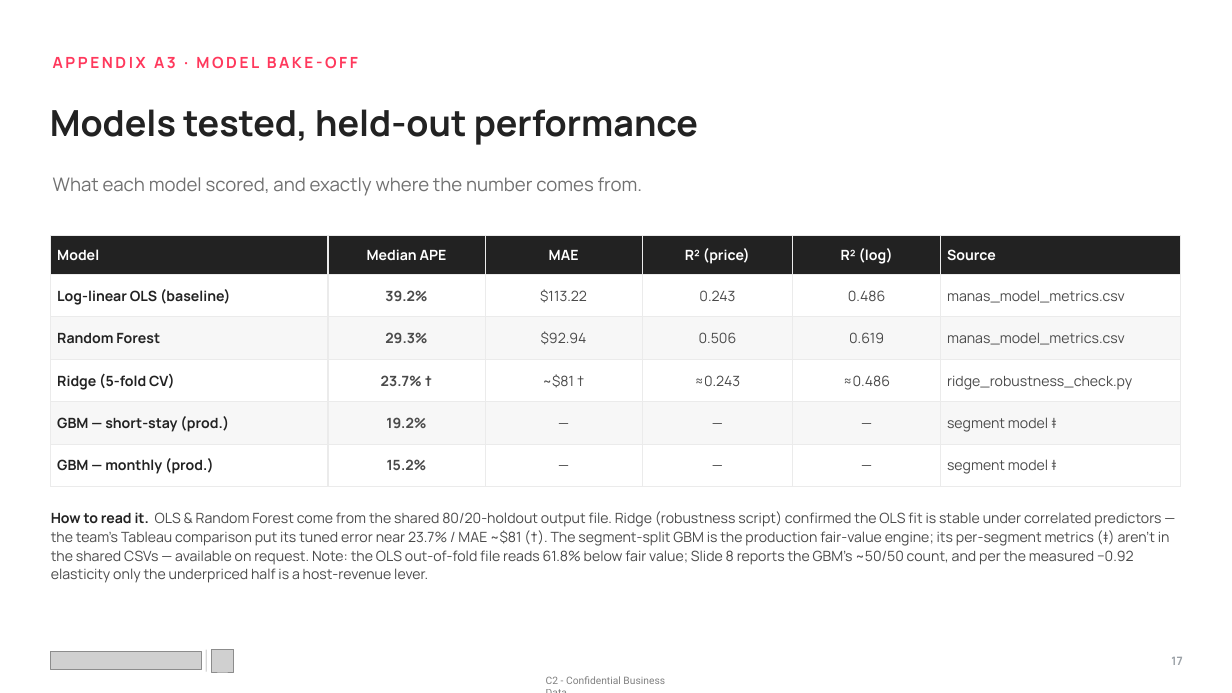
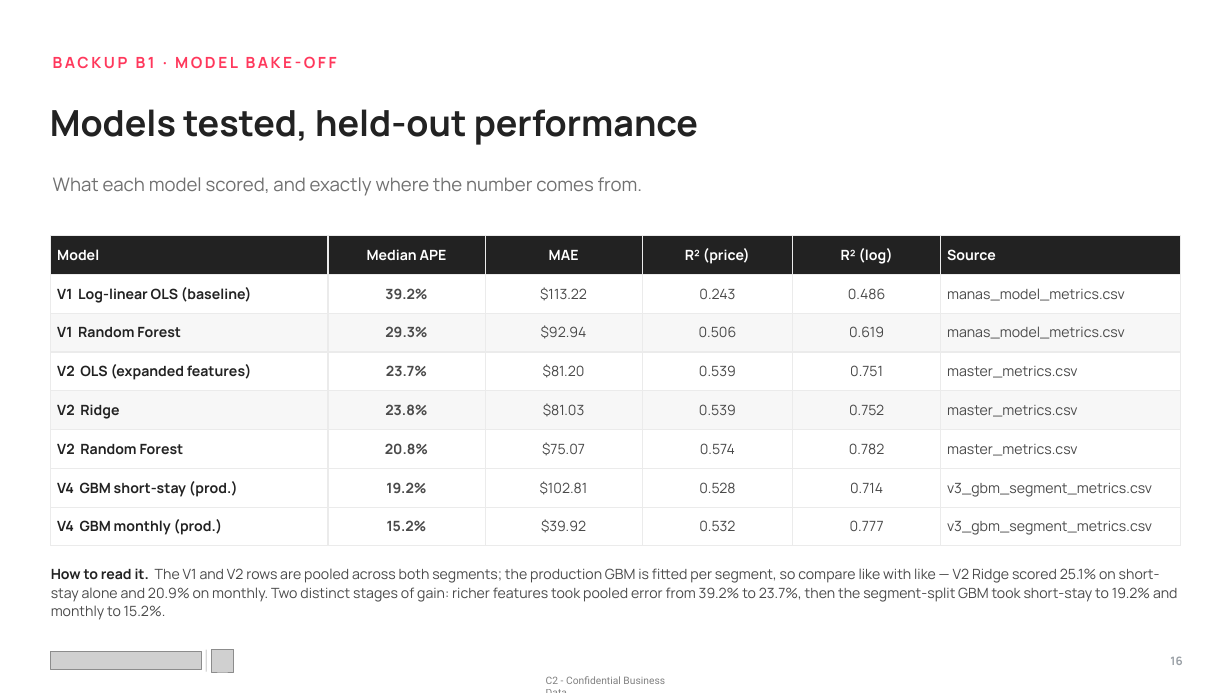
Before and after one commit to mkdn007/Cornell-Airbnb-Capstone, a slide deck: slide 16 of Airbnb Pricing Deck.pptx (slide 17 before the commit). Drawn at 1232x693 pixels with LibreOffice and Linux fonts; fonts in the diff are those of the drawing; grey boxes stand for pictures. Boxes give left, top, right and bottom in pixels: in the first picture for what was removed or moved away, otherwise in the second. Text is boxed around its words. In the diff, an @@ line names an element or a change of style, - is before the commit and + after.

```diff
--- a/Airbnb Pricing Deck.pptx
+++ b/Airbnb Pricing Deck.pptx
@@ text at [53, 56, 337, 68]: text changed @@
-APPENDIX A3 · MODEL BAKE-OFF
+BACKUP B1 · MODEL BAKE-OFF
@@ table at [51, 236, 1181, 546] @@
-row 2: Log-linear OLS (baseline) | 39.2% | $113.22 | 0.243 | 0.486 | manas_model_metrics.csv
-row 3: Random Forest | 29.3% | $92.94 | 0.506 | 0.619 | manas_model_metrics.csv
-row 4: Ridge (5-fold CV) | 23.7% † | ~$81 † | ≈0.243 | ≈0.486 | ridge_robustness_check.py
-row 5: GBM — short-stay (prod.) | 19.2% | — | — | — | segment model ‡
-row 6: GBM — monthly (prod.) | 15.2% | — | — | — | segment model ‡
+row 2: V1 Log-linear OLS (baseline) | 39.2% | $113.22 | 0.243 | 0.486 | manas_model_metrics.csv
+row 3: V1 Random Forest | 29.3% | $92.94 | 0.506 | 0.619 | manas_model_metrics.csv
+row 4: V2 OLS (expanded features) | 23.7% | $81.20 | 0.539 | 0.751 | master_metrics.csv
+row 5: V2 Ridge | 23.8% | $81.03 | 0.539 | 0.752 | master_metrics.csv
+row 6: V2 Random Forest | 20.8% | $75.07 | 0.574 | 0.782 | master_metrics.csv
+row 7: V4 GBM short-stay (prod.) | 19.2% | $102.81 | 0.528 | 0.714 | v3_gbm_segment_metrics.csv
+row 8: V4 GBM monthly (prod.) | 15.2% | $39.92 | 0.532 | 0.777 | v3_gbm_segment_metrics.csv
@@ text at [51, 568, 1178, 620]: text changed @@
-How to read it. OLS & Random Forest come from the shared 80/20-holdout output file. Ridge (robustness script) confirmed the OLS fit is stable under correlated predictors — the team's Tableau comparison put its tuned error near 23.7% / MAE ~$81 (†). The segment-split GBM is the production fair-value engine; its per-segment metrics (‡) aren't in the shared CSVs — available on request. Note: the OLS out-of-fold file reads 61.8% below fair value; Slide 8 reports the GBM's ~50/50 count, and per the measured −0.92 elasticity only the underpriced half is a host-revenue lever.
+How to read it. The V1 and V2 rows are pooled across both segments; the production GBM is fitted per segment, so compare like with like — V2 Ridge scored 25.1% on short-stay alone and 20.9% on monthly. Two distinct stages of gain: richer features took pooled error from 39.2% to 23.7%, then the segment-split GBM took short-stay to 19.2% and monthly to 15.2%.
@@ text at [1170, 656, 1182, 665]: text changed @@
-17
+16
```
Also in this commit, not shown: 5 other slides changed, 3 slides added, 5 slides removed.
